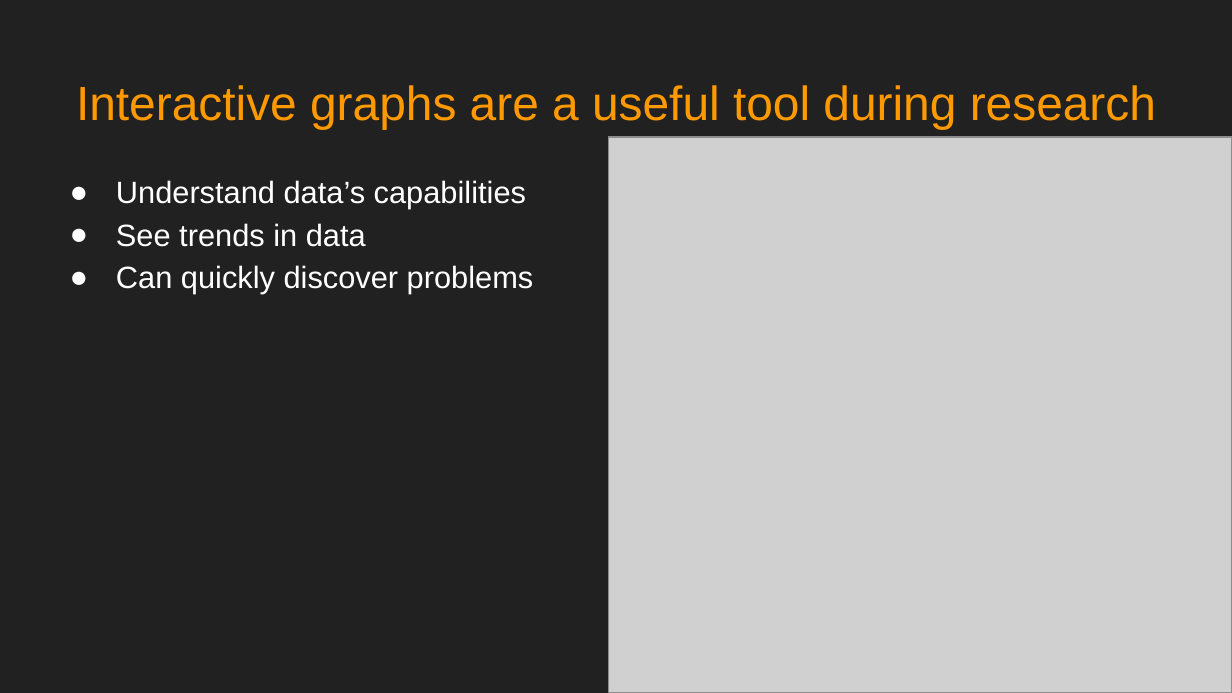
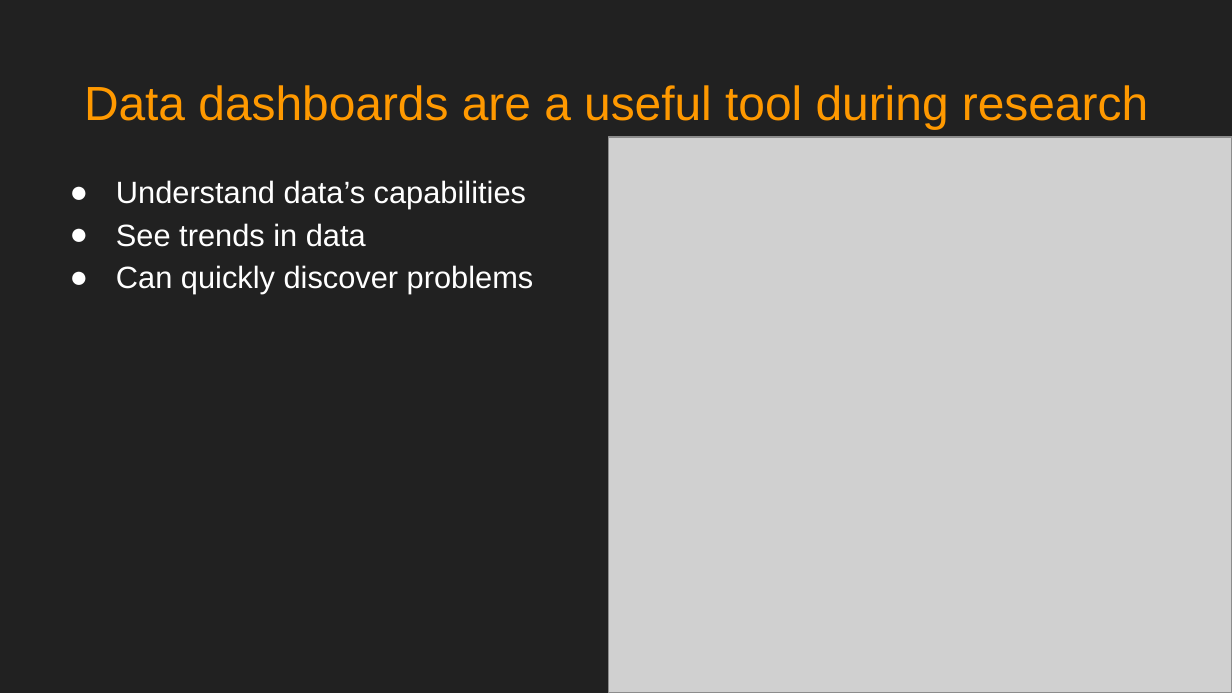
Before and after one commit to jacobkap/crimedatatool, a slide deck: slide 12 of kaplan_job_talk.pptx. Drawn at 1232x693 pixels with LibreOffice and Linux fonts; fonts in the diff are those of the drawing; grey boxes stand for pictures. Boxes give left, top, right and bottom in pixels: in the first picture for what was removed or moved away, otherwise in the second. Text is boxed around its words. In the diff, an @@ line names an element or a change of style, - is before the commit and + after.

```diff
--- a/kaplan_job_talk.pptx
+++ b/kaplan_job_talk.pptx
@@ title at box(84, 85, 1148, 129): text changed @@
-Interactive graphs are a useful tool during research
+Data dashboards are a useful tool during research
```
Also in this commit, not shown: 4 other slides changed.
